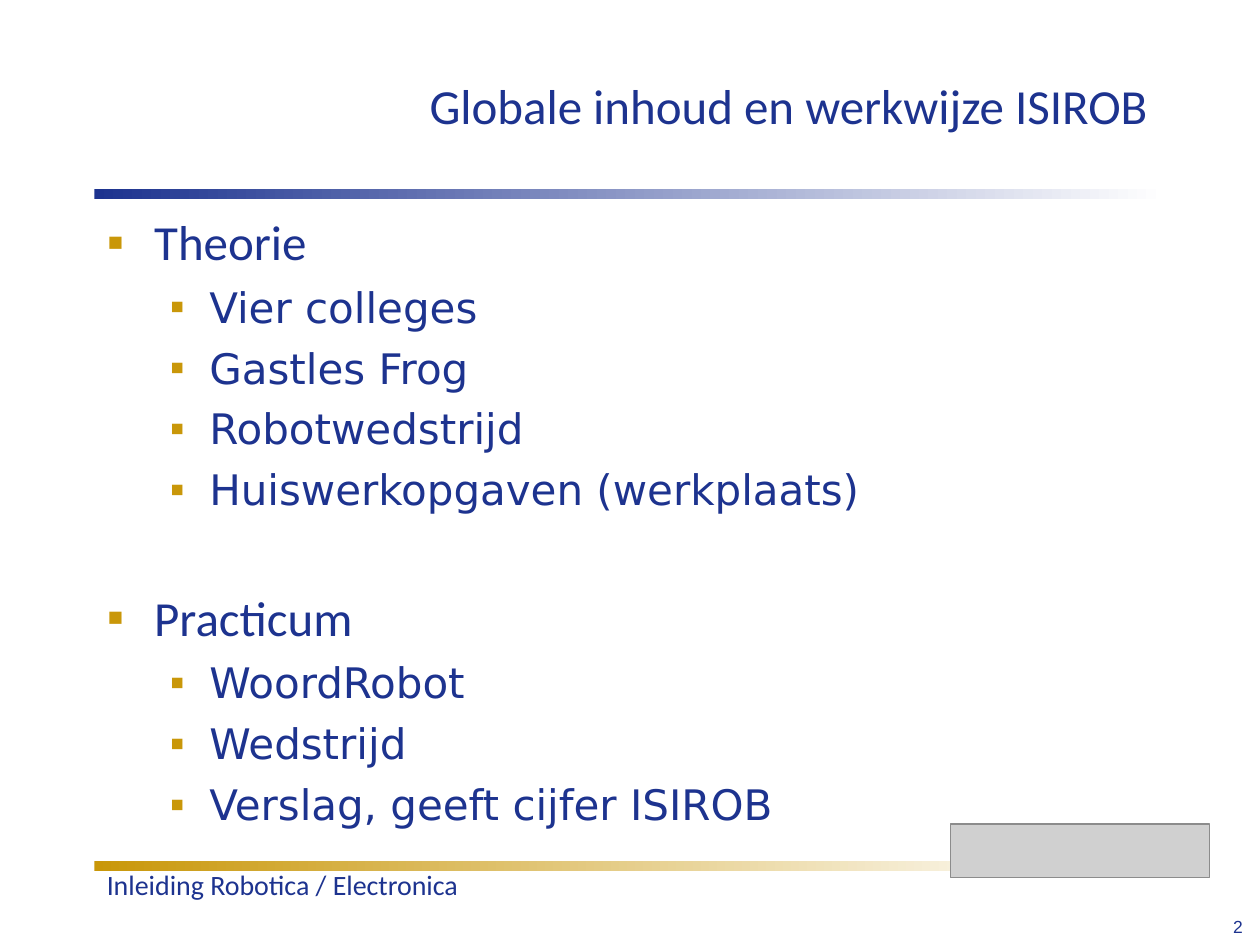
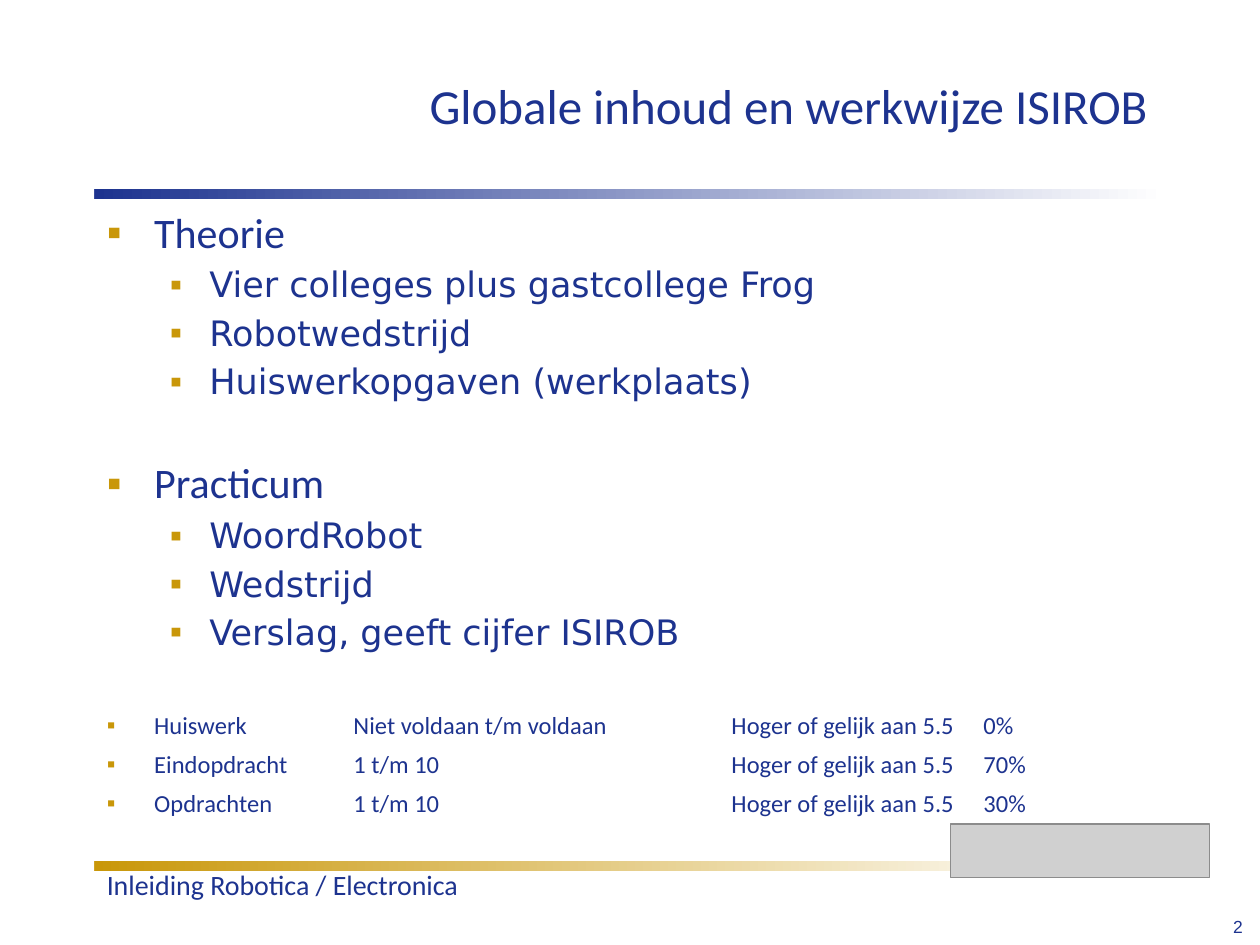
Before and after one commit to humiq/Greendevelopment, a slide deck: slide 2 of trunk/documents/Colleges/ISIROB College 1.ppt. Drawn at 1260x945 pixels with LibreOffice and Linux fonts; fonts in the diff are those of the drawing; grey boxes stand for pictures; background and template pictures are left out. Boxes give left, top, right and bottom in pixels: in the first picture for what was removed or moved away, otherwise in the second. Text is boxed around its words. In the diff, an @@ line names an element or a change of style, - is before the commit and + after.

```diff
--- a/trunk/documents/Colleges/ISIROB College 1.ppt
+++ b/trunk/documents/Colleges/ISIROB College 1.ppt
@@ text at (154, 219, 752, 653): size 28 to 24 pt in "Theorie", "Practicum"; size 24 to 20 pt in "Robotwedstrijd", "Huiswerkopgaven (werkplaats)", "WoordRobot", "Wedstrijd" and 1 more places; line spacing 1 to 0.9 @@
@@ text at (209, 270, 815, 305): text changed; size 24 to 20 pt @@
-  ▪ Vier colleges
-  ▪ Gastles Frog
+  ▪ Vier colleges plus gastcollege Frog
@@ text at (154, 717, 1025, 817): paragraphs added @@
+▪ Huiswerk Niet voldaan t/m voldaan Hoger of gelijk aan 5.5 0%
+▪ Eindopdracht 1 t/m 10 Hoger of gelijk aan 5.5 70%
+▪ Opdrachten 1 t/m 10 Hoger of gelijk aan 5.5 30%
```
Also in this commit, not shown: 24 other slides changed, 2 slides added.
